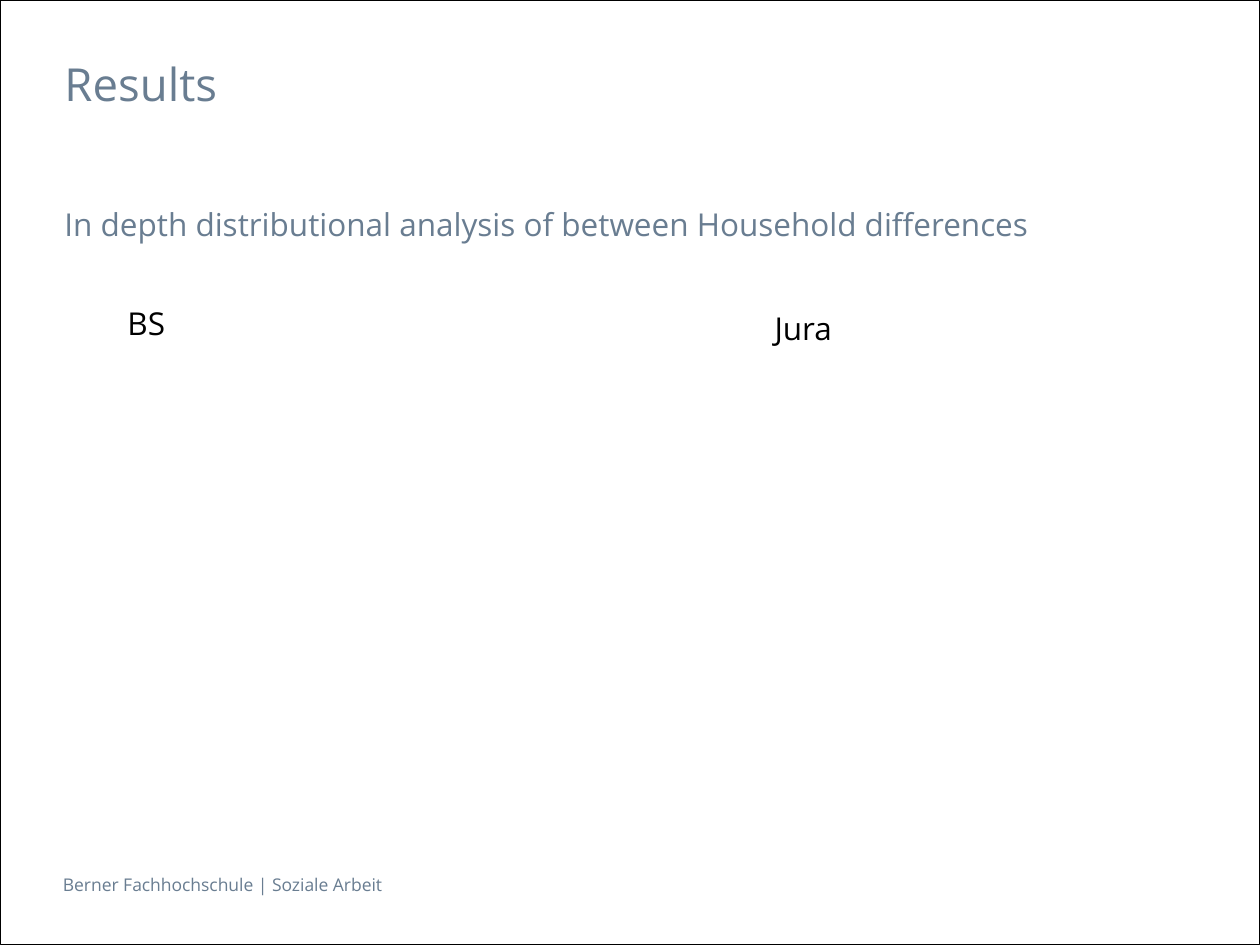
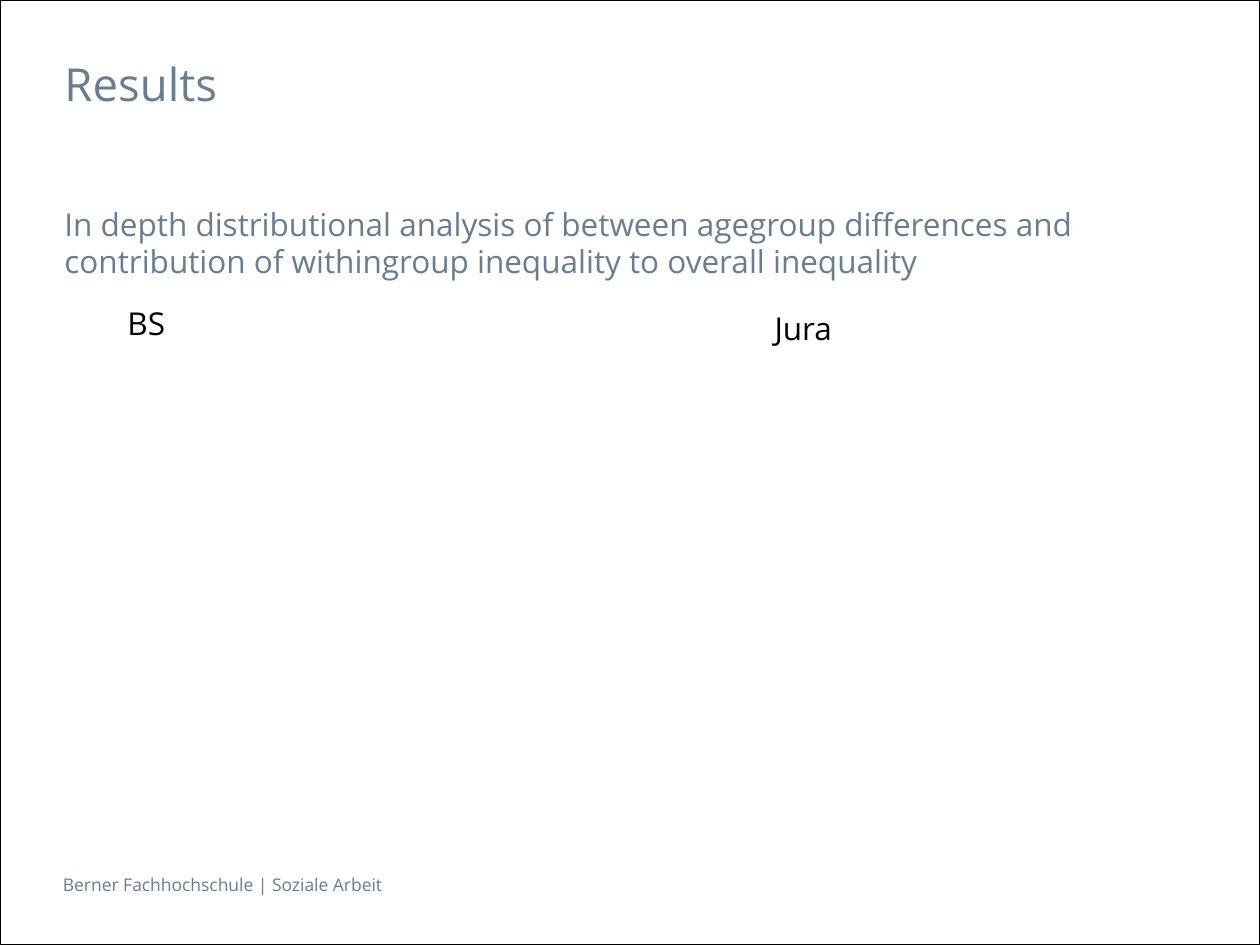
Before and after one commit to hackstutz/neuchatel, a slide deck: slide 13 of presentation/Inequality by Demographic Factors_V3.pptx. Drawn at 1260x945 pixels with LibreOffice and Linux fonts; fonts in the diff are those of the drawing. Boxes give left, top, right and bottom in pixels: in the first picture for what was removed or moved away, otherwise in the second. Text is boxed around its words. In the diff, an @@ line names an element or a change of style, - is before the commit and + after.

```diff
--- a/presentation/Inequality by Demographic Factors_V3.pptx
+++ b/presentation/Inequality by Demographic Factors_V3.pptx
@@ text at [64, 212, 1072, 281]: text changed @@
-In depth distributional analysis of between Household differences
+In depth distributional analysis of between agegroup differences and contribution of withingroup inequality to overall inequality
```
Also in this commit, not shown: 12 other slides changed, 8 other files.
